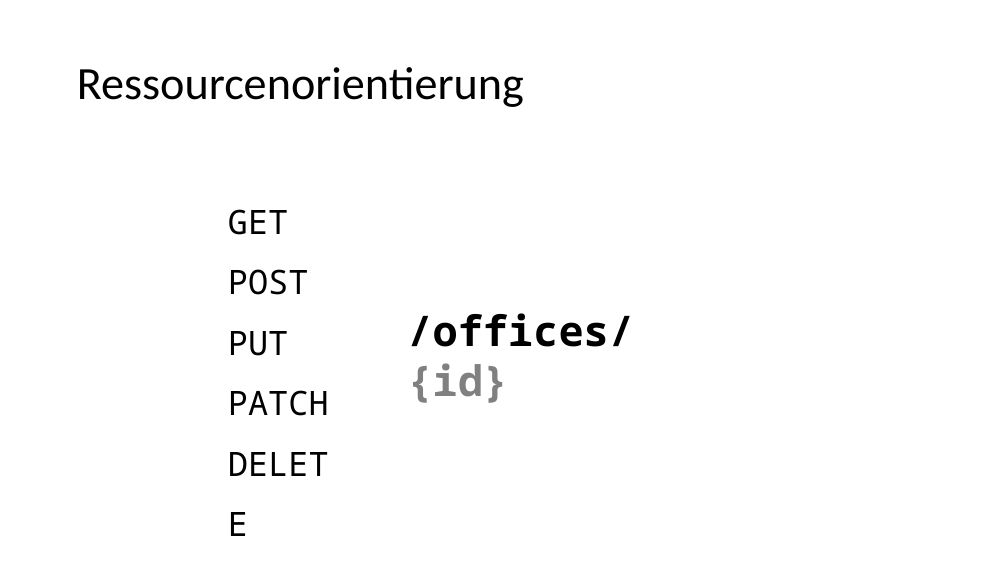
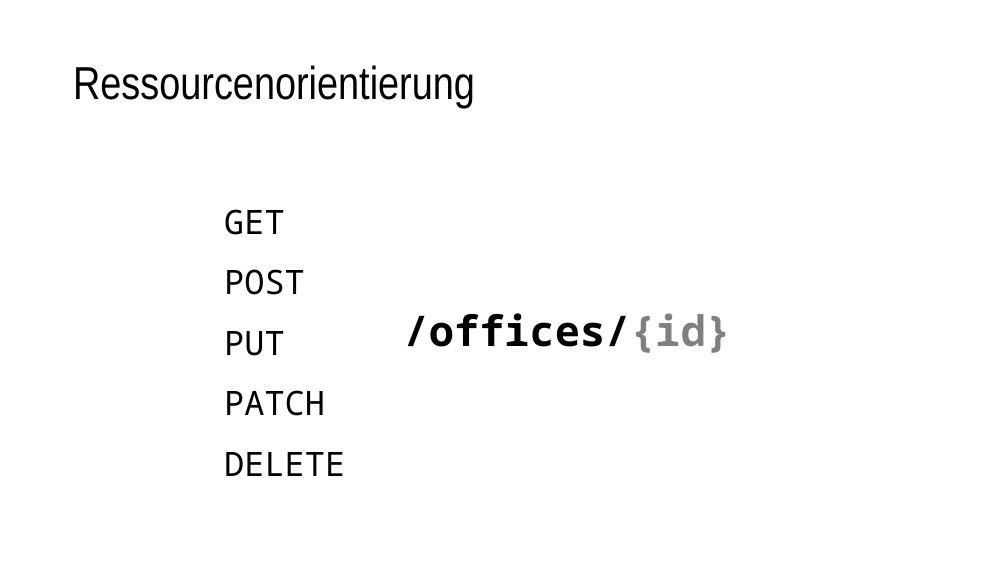
Before and after one commit to nordlb-public/techtalks, a slide deck: slide 18 of 01-api-design/präsentation.pptx (slide 15 before the commit). Drawn at 1008x567 pixels with LibreOffice and Linux fonts; fonts in the diff are those of the drawing. Boxes give left, top, right and bottom in pixels: in the first picture for what was removed or moved away, otherwise in the second. Text is boxed around its words. In the diff, an @@ line names an element or a change of style, - is before the commit and + after.

```diff
--- a/01-api-design/präsentation.pptx
+++ b/01-api-design/präsentation.pptx
@@ title "Ressourcenorientierung" at (x1=73, y1=65, x2=475, y2=108): font Calibri to Arial Narrow @@
@@ text "GET" rewrapped from (x1=228, y1=209, x2=329, y2=416) to (x1=224, y1=209, x2=345, y2=476) @@
@@ text "/offices/{id}" rewrapped from (x1=407, y1=313, x2=634, y2=403) to (x1=404, y1=313, x2=731, y2=353) @@
```
Also in this commit, not shown: 20 other slides changed, 11 slides added, 1 other file.
